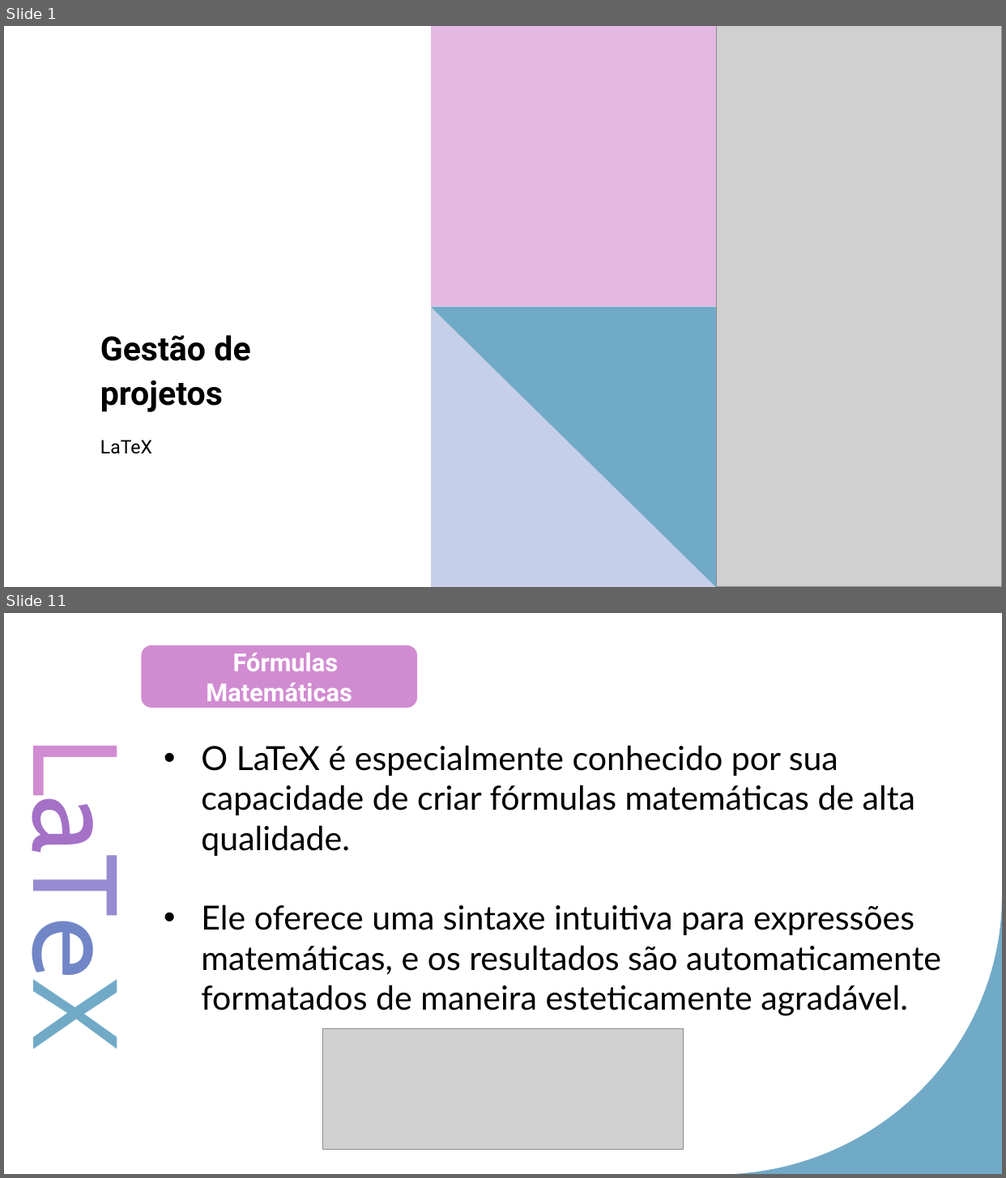
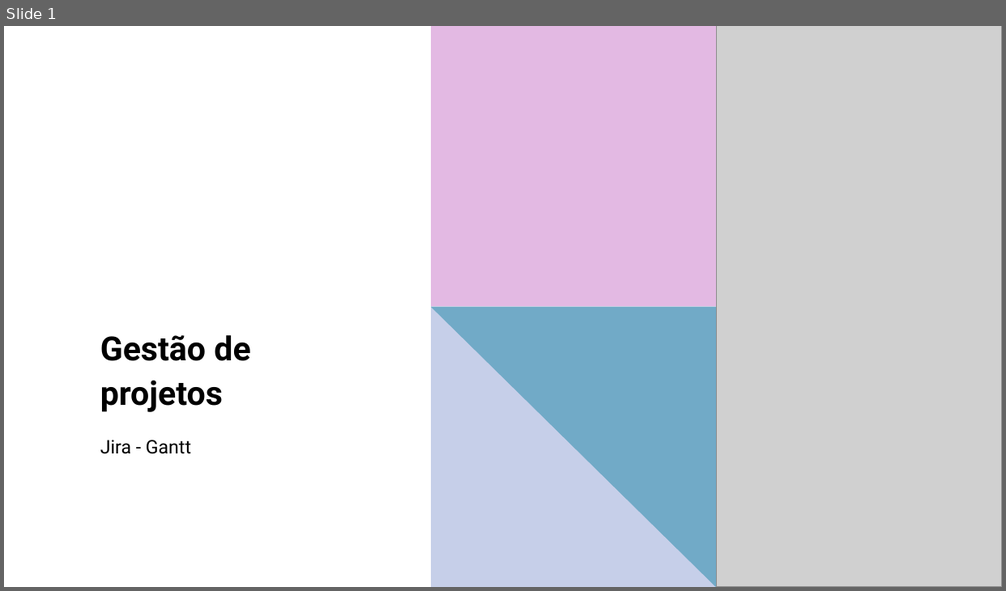
Before and after one commit to LeonardoRaiz/FATEC, a slide deck: Gestao de Projetos/PPT/Aula 04/Aula 04.pptx. Shown one above the other, each under a label of ours: slides 1 and 11 before the commit, slide 1 after it; the slides between them are not shown. The pictures are 1006x1178 and 1006x591 pixels, drawn with LibreOffice and Linux fonts; fonts in the diff are those of the drawing; grey boxes stand for pictures. Boxes give left, top, right and bottom in pixels: in the first picture for what was removed or moved away, otherwise in the second. Text is boxed around its words. In the diff, an @@ line names an element or a change of style, - is before the commit and + after.

```diff
--- a/Gestao de Projetos/PPT/Aula 04/Aula 04.pptx
+++ b/Gestao de Projetos/PPT/Aula 04/Aula 04.pptx
@@ slide 11 removed at bbox=[4, 613, 1002, 1174], background #FFFFFF; not listed: 1 template element that a slide beside it also shows @@
@@ rounded rectangle removed at bbox=[141, 645, 417, 707] @@
-Fórmulas Matemáticas
@@ text removed at bbox=[201, 745, 941, 1016] @@
-• O LaTeX é especialmente conhecido por sua capacidade de criar fórmulas matemáticas de alta qualidade.
-• Ele oferece uma sintaxe intuitiva para expressões matemáticas, e os resultados são automaticamente formatados de maneira esteticamente agradável.
@@ text removed at bbox=[4, 768, 148, 1041] @@
-LaTeX
@@ picture removed at bbox=[323, 1029, 683, 1150] @@
@@ slide 1 changed as well @@
@@ subtitle at bbox=[100, 440, 191, 454]: text changed @@
-LaTeX
+Jira - Gantt
```
Also in this commit, not shown: 13 other slides removed.
